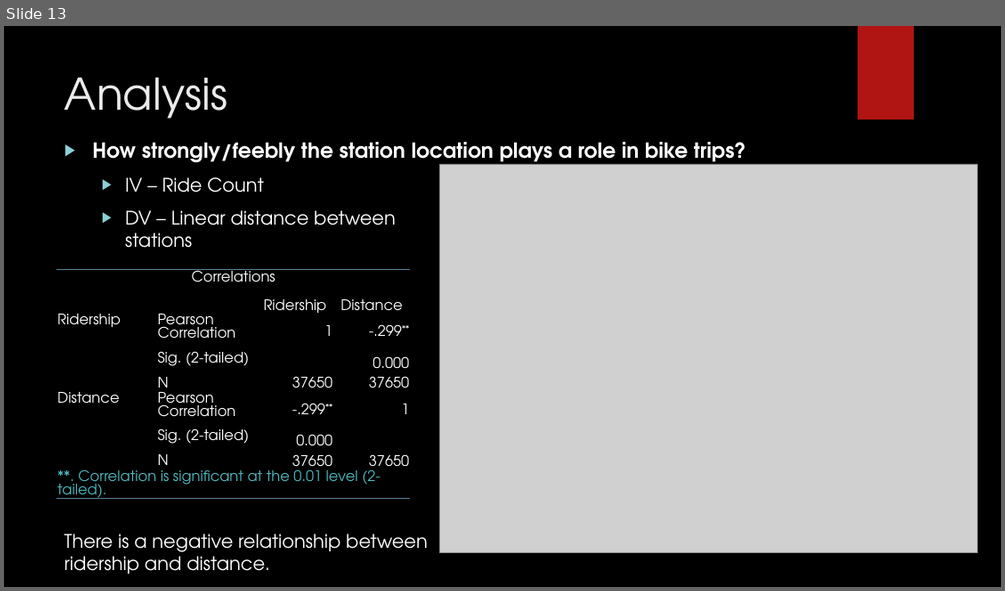
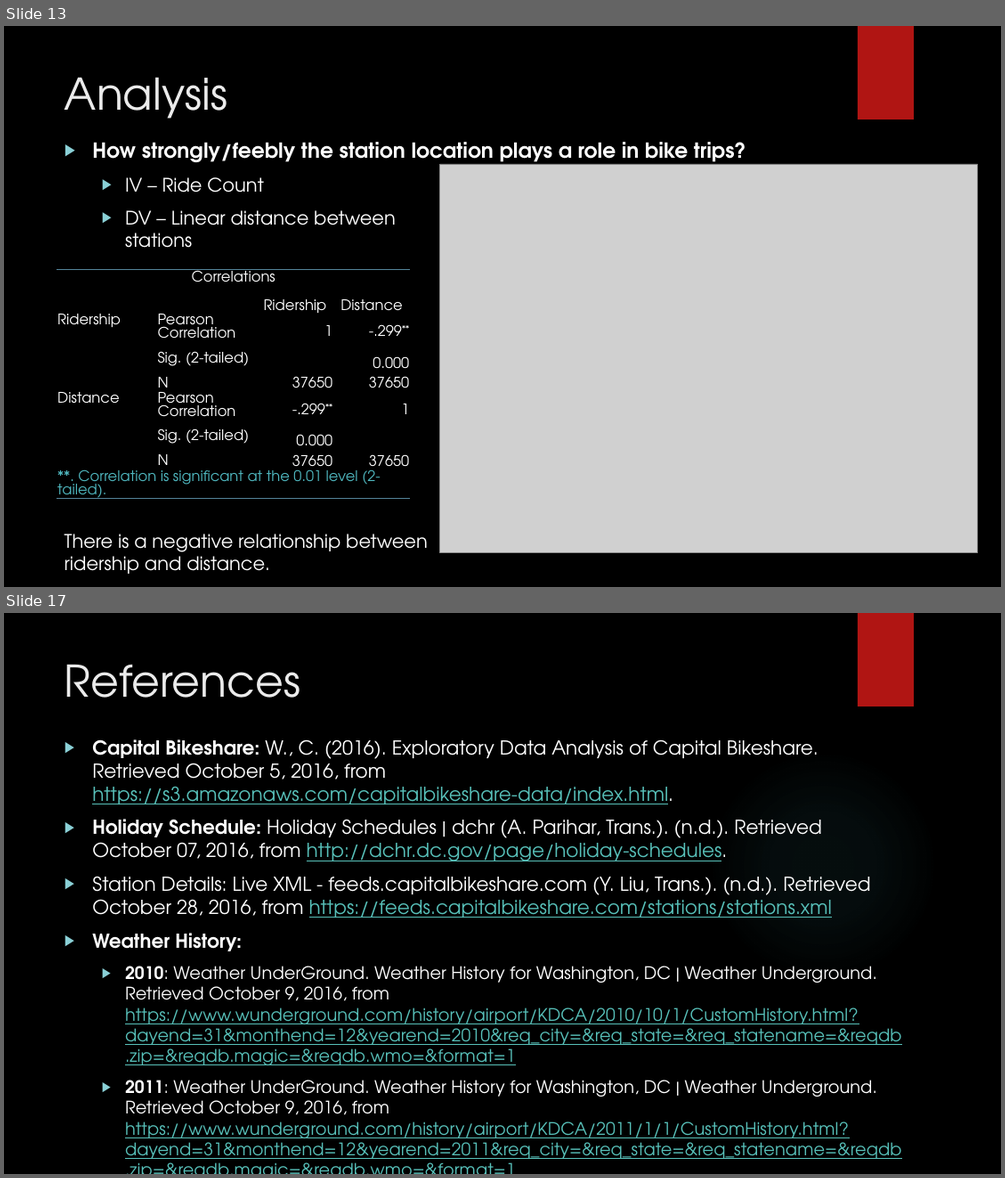
Before and after one commit to AniKarenina/INFM600_Fabulous, a slide deck: INFM600_0201_Fabulous_Presentation/INFM600_0201_Fabulous_Projet_Presentation.pptx. Shown one above the other, each under a label of ours: slide 13 before the commit, slides 13 and 17 after it; the slides between them are not shown. The pictures are 1005x591 and 1005x1178 pixels, drawn with LibreOffice and Linux fonts; fonts in the diff are those of the drawing; grey boxes stand for pictures; background and template pictures are left out. Boxes give left, top, right and bottom in pixels: in the first picture for what was removed or moved away, otherwise in the second. Text is boxed around its words. In the diff, an @@ line names an element or a change of style, - is before the commit and + after.

```diff
--- a/INFM600_0201_Fabulous_Presentation/INFM600_0201_Fabulous_Projet_Presentation.pptx
+++ b/INFM600_0201_Fabulous_Presentation/INFM600_0201_Fabulous_Projet_Presentation.pptx
@@ slide 17 added at (x1=4, y1=613, x2=1001, y2=1174), background picture (left out); not listed: 2 template elements that a slide beside it also shows @@
@@ title added at (x1=65, y1=664, x2=300, y2=698), 42 pt, text #EBEBEB @@
+References
@@ text added at (x1=92, y1=739, x2=902, y2=1163), 16.6 pt, text #58C1BA, underline @@
+▶ Capital Bikeshare: W., C. (2016). Exploratory Data Analysis of Capital Bikeshare. Retrieved October 5, 2016, from https://s3.amazonaws.com/capitalbikeshare-data/index.html.
+▶ Holiday Schedule: Holiday Schedules | dchr (A. Parihar, Trans.). (n.d.). Retrieved October 07, 2016, from http://dchr.dc.gov/page/holiday-schedules.
+▶ Station Details: Live XML - feeds.capitalbikeshare.com (Y. Liu, Trans.). (n.d.). Retrieved October 28, 2016, from https://feeds.capitalbikeshare.com/stations/stations.xml
+▶ Weather History:
+  ▶ 2010: Weather UnderGround. Weather History for Washington, DC | Weather Underground. Retrieved October 9, 2016, from https://www.wunderground.com/history/airport/KDCA/2010/10/1/CustomHistory.html?dayend=31&monthend=12&yearend=2010&req_city=&req_state=&req_statename=&reqdb.zip=&reqdb.magic=&reqdb.wmo=&format=1
+  ▶ 2011: Weather UnderGround. Weather History for Washington, DC | Weather Underground. Retrieved October 9, 2016, from https://www.wunderground.com/history/airport/KDCA/2011/1/1/CustomHistory.html?dayend=31&monthend=12&yearend=2011&req_city=&req_state=&req_statename=&reqdb.zip=&reqdb.magic=&reqdb.wmo=&format=1
```
Also in this commit, not shown: 5 slides changed, 4 other slides added, 1 slide removed.
